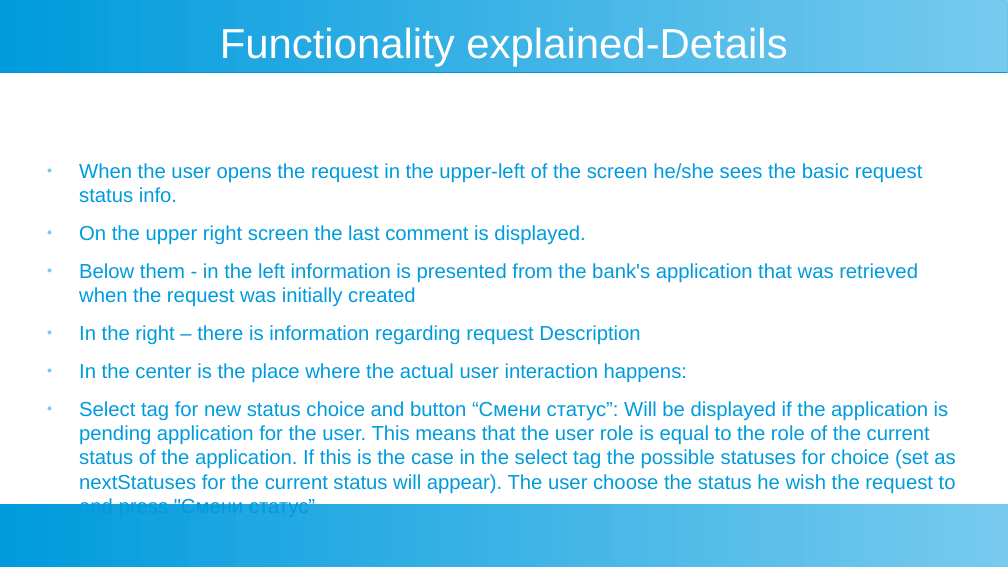
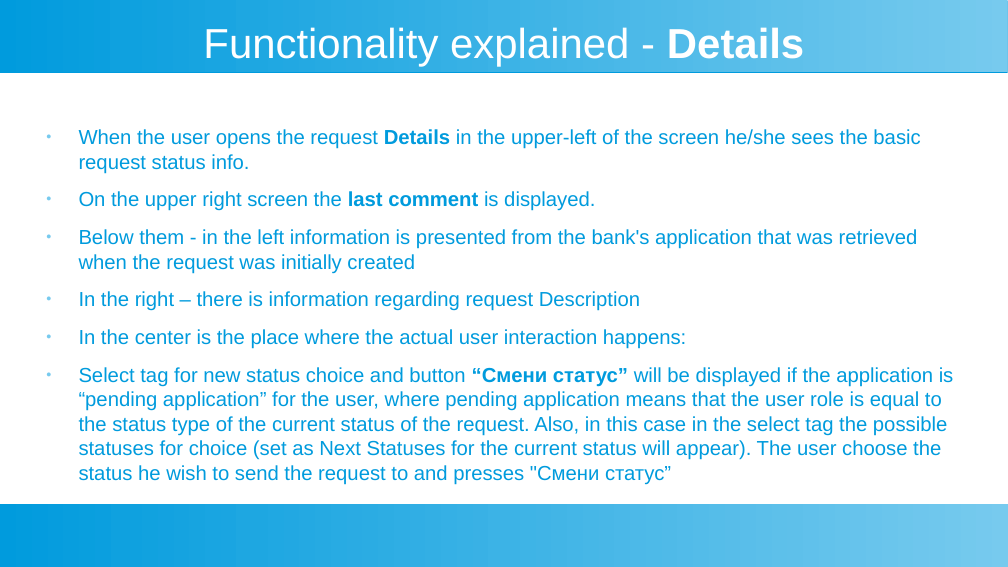
Before and after one commit to nikolaydimov83/Workflow-BPM-Front-End-Lit-HTML, a slide deck: slide 7 of ProjectPresentation.odp. Drawn at 1008x567 pixels with LibreOffice and Linux fonts; fonts in the diff are those of the drawing. Boxes give left, top, right and bottom in pixels: in the first picture for what was removed or moved away, otherwise in the second. Text is boxed around its words. In the diff, an @@ line names an element or a change of style, - is before the commit and + after.

```diff
--- a/ProjectPresentation.odp
+++ b/ProjectPresentation.odp
@@ title at bbox=[203, 27, 804, 67]: spaces changed @@
-Functionality explained-Details
+Functionality explained - Details
@@ text "When the user opens the ...": place and size @@
-text "When the user opens the ..." at bbox=[79, 163, 956, 504]
+text "When the user opens the ..." at bbox=[79, 129, 954, 485]
@@ text at bbox=[79, 129, 920, 174]: text changed @@
-● When the user opens the request in the upper-left of the screen he/she sees the basic request status info.
+● When the user opens the request Details in the upper-left of the screen he/she sees the basic request status info.
@@ text at bbox=[79, 191, 595, 211]: bold on in "last comment" @@
@@ text at bbox=[79, 367, 954, 485]: text changed @@
-● Select tag for new status choice and button “Смени статус”: Will be displayed if the application is pending application for the user. This means that the user role is equal to the role of the current status of the application. If this is the case in the select tag the possible statuses for choice (set as nextStatuses for the current status will appear). The user choose the status he wish the request to and press "Смени статус”
+● Select tag for new status choice and button “Смени статус” will be displayed if the application is “pending application” for the user, where pending application means that the user role is equal to the status type of the current status of the request. Also, in this case in the select tag the possible statuses for choice (set as Next Statuses for the current status will appear). The user choose the status he wish to send the request to and presses "Смени статус”
```
Also in this commit, not shown: 9 other slides changed, 2 slides added.
